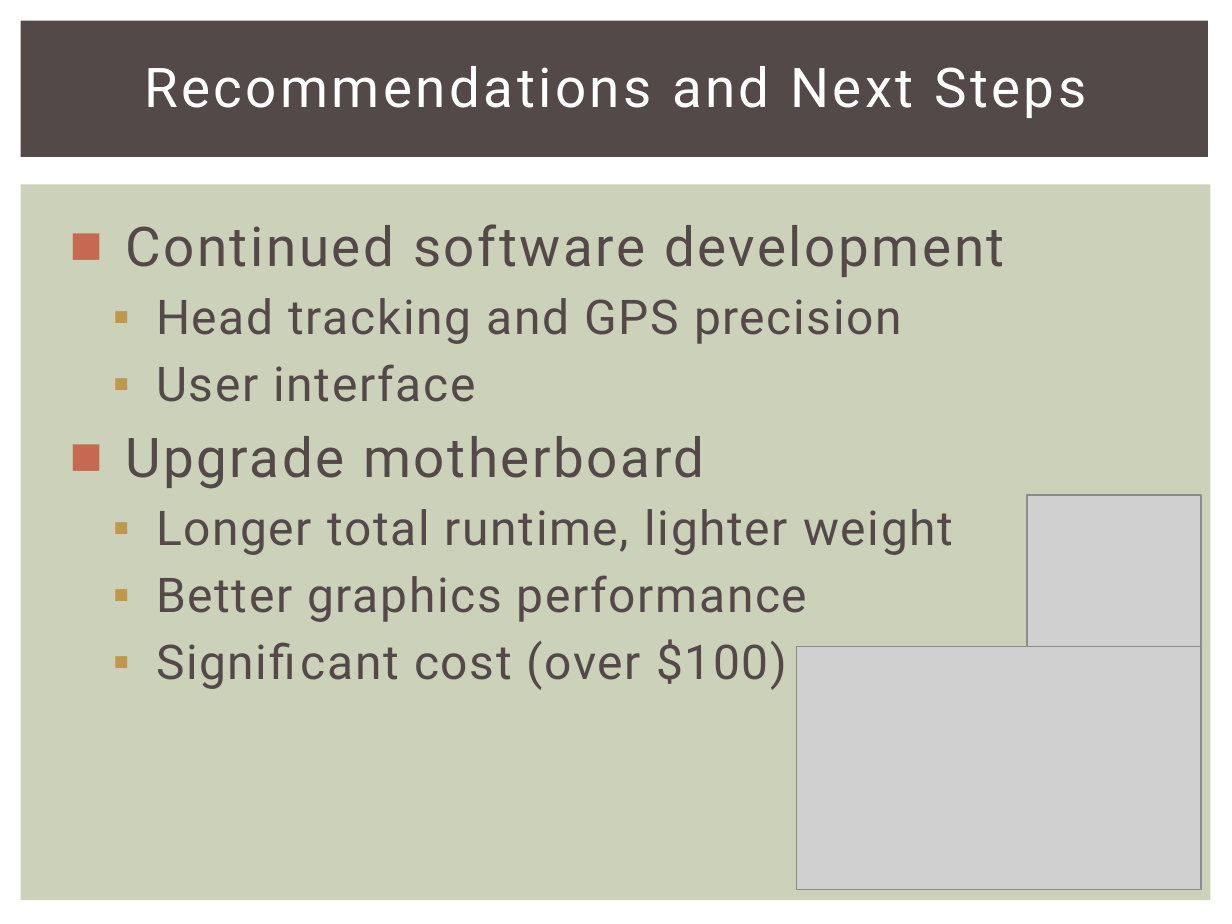
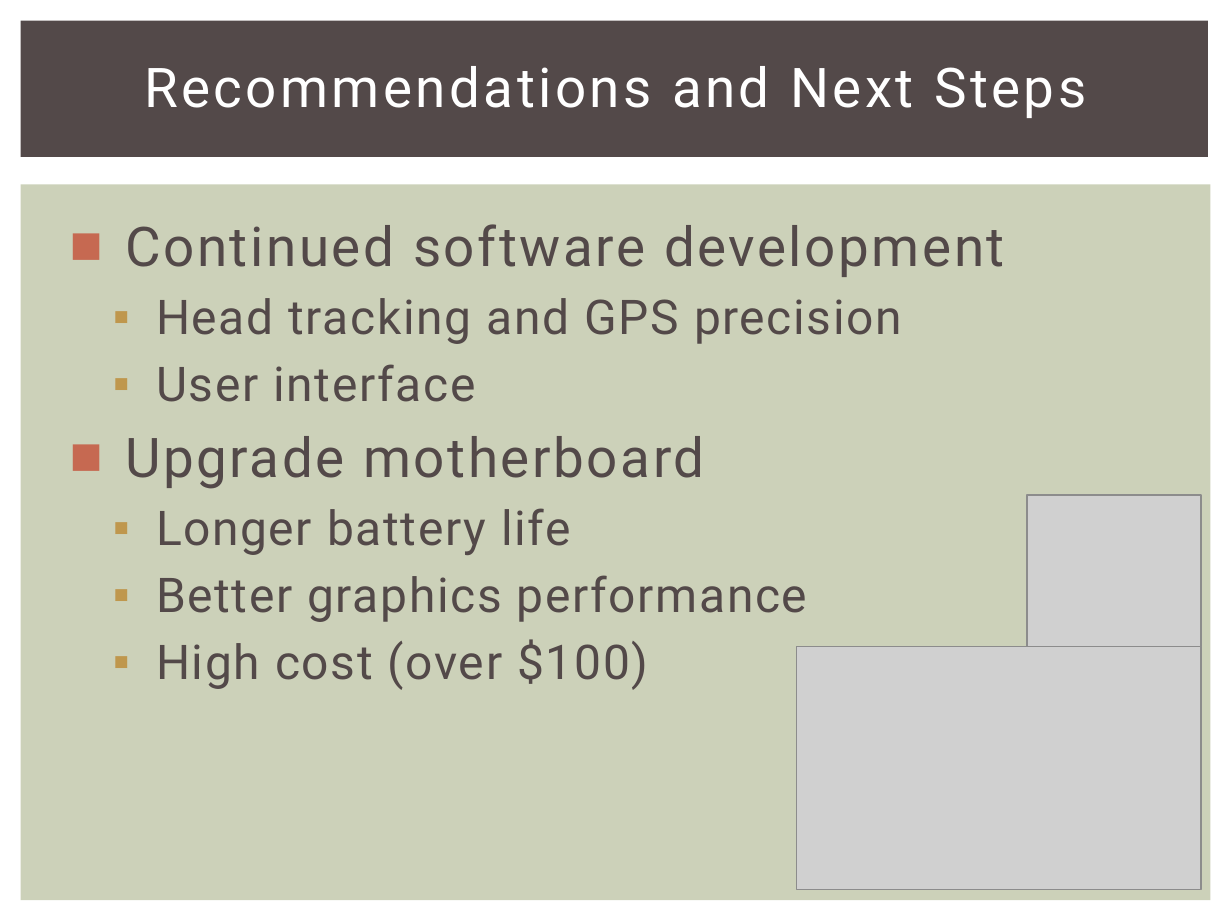
Before and after one commit to snowpuppy/augreality, a slide deck: slide 28 of doc/AugRealityFinalPresentation.pptx. Drawn at 1232x924 pixels with LibreOffice and Linux fonts; fonts in the diff are those of the drawing; grey boxes stand for pictures. Boxes give left, top, right and bottom in pixels: in the first picture for what was removed or moved away, otherwise in the second. Text is boxed around its words. In the diff, an @@ line names an element or a change of style, - is before the commit and + after.

```diff
--- a/doc/AugRealityFinalPresentation.pptx
+++ b/doc/AugRealityFinalPresentation.pptx
@@ text at box(156, 508, 571, 555): text changed @@
-  ▪ Longer total runtime, lighter weight
+  ▪ Longer battery life
@@ text at box(156, 639, 648, 690): text changed @@
-  ▪ Significant cost (over $100)
+  ▪ High cost (over $100)
```
Also in this commit, not shown: 9 other slides changed, 1 slide added, 1 slide removed.
